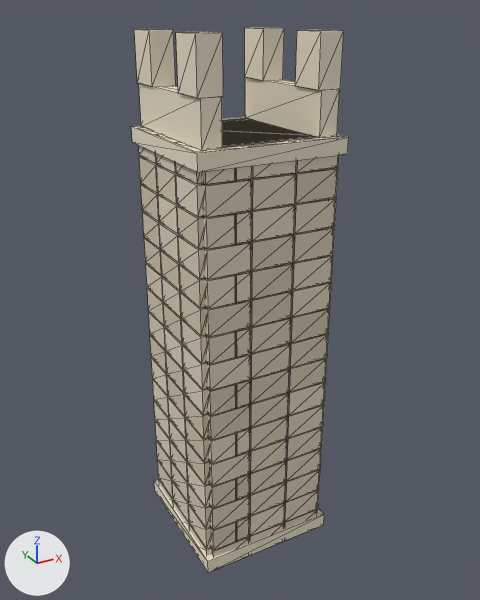
Two versions of the glTF model game/assets/models/buildings/fortifications/stone_wall_crenellated/mesh.glb, one commit apart.
Camera for both pictures: a 50 mm camera at (-448.0, -828.0, 823.0) aimed at (8.0, 1.0, 408.0). The lights are fixed; the arrows at lower left show +X, +Y and +Z. The picture after the commit comes second. Mesh edges are drawn as thin lines. Vertices at exactly the same position are counted once.

The first picture shows 'Bergfried – Steine, Säulen, Ziegel und Feuerstelle'.
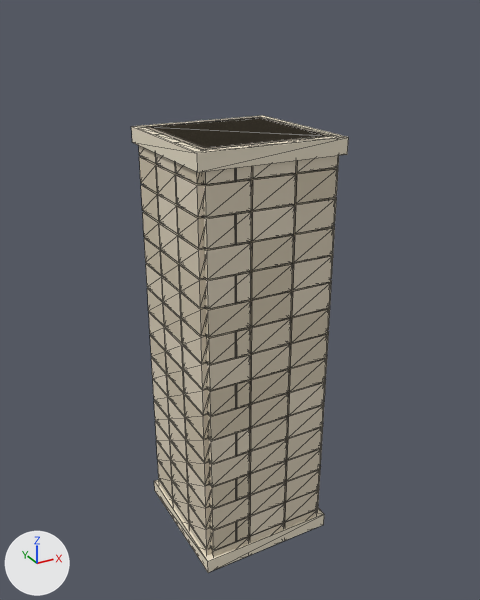
Where the change shows, as pixel boxes (x1, y1, x2, y2) in the pictures (480 x 600 px):
```json
{"object": "Bergfried – Steine, Säulen, Ziegel und Feuerstelle", "change": "reshaped", "before": [131, 27, 349, 573], "after": [131, 115, 349, 573], "on screen": "16% shorter"}
{"part": 1, "of": "me_mesh_0", "change": "deleted", "before": [134, 27, 344, 150], "on screen": "pale yellow"}
```

Edits to the scene script, one JSON object a line:
```json
{"block": "me_mesh_0", "where": "# used by ob_bergfried___steine__säulen__ziegel_und_feuerstelle; location = (0.0, 0.0, 0.0)"}
{"op": "remove", "block": "me_mesh_0", "code": "me_mesh_0.from_pydata(...)  # 1744 vertices, 2616 faces; spans x -111.0..111.0, y -111.0..111.0, z 0.0..796.0"}
{"op": "add", "block": "me_mesh_0", "code": "me_mesh_0.from_pydata(...)  # 1696 vertices, 2544 faces; spans x -111.0..111.0, y -111.0..111.0, z 0.0..666.0"}
{"block": "me_mesh_0", "change": "me_mesh_0 part 1: 6 loose pieces with 48 vertices, spanning x -103.0..103.0, y -100.0..100.0, z 666.0..796.0, are deleted"}
```
